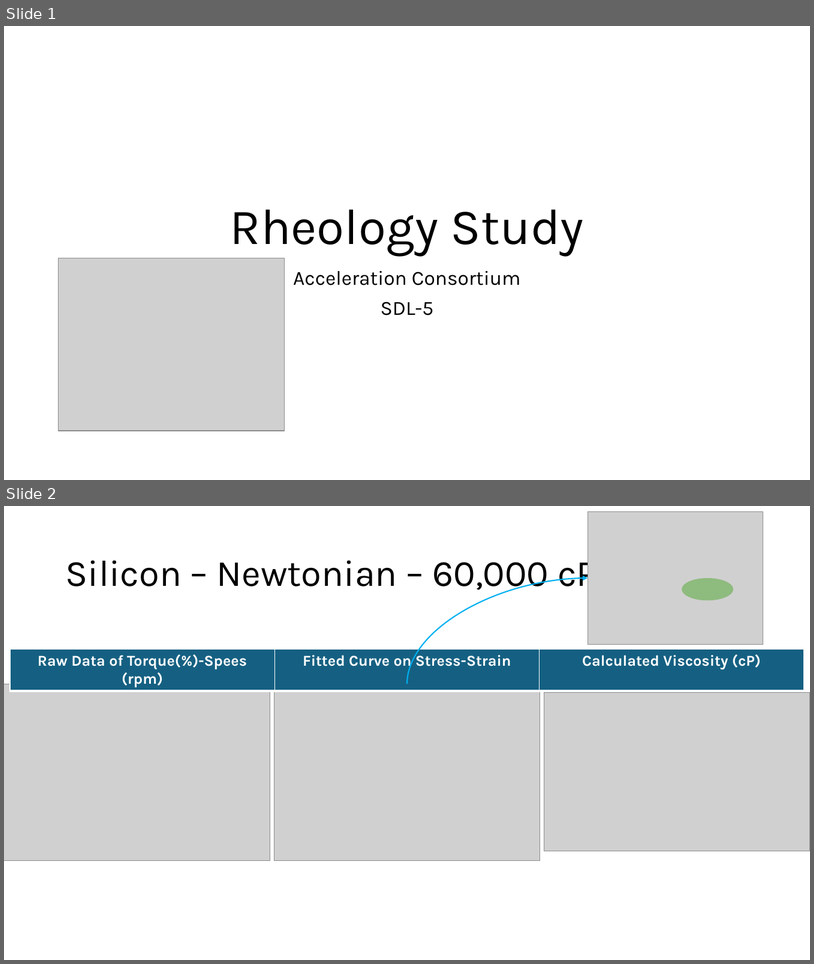
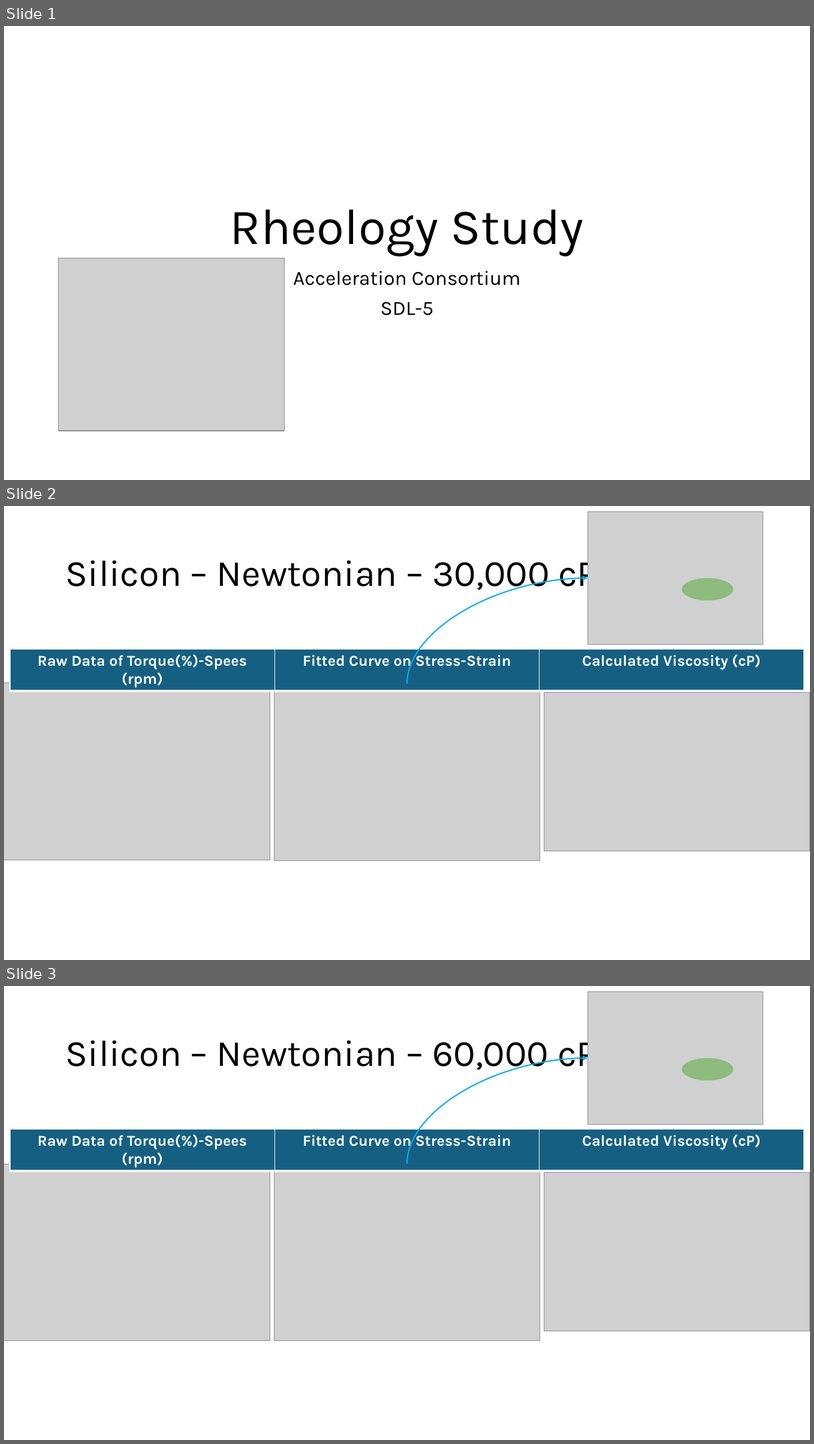
Before and after one commit to mahdi-rstgr/Rheology_study, a slide deck: Study/Progress.pptx. Shown one above the other, each under a label of ours: slides 1 and 2 before the commit, slides 1, 2 and 3 after it. The pictures are 814x964 and 814x1444 pixels, drawn with LibreOffice and Linux fonts; fonts in the diff are those of the drawing; grey boxes stand for pictures. Boxes give left, top, right and bottom in pixels: in the first picture for what was removed or moved away, otherwise in the second. Text is boxed around its words. In the diff, an @@ line names an element or a change of style, - is before the commit and + after.

```diff
--- a/Study/Progress.pptx
+++ b/Study/Progress.pptx
@@ slide 2 added at (x1=4, y1=506, x2=810, y2=960), background #FFFFFF @@
@@ picture added at (x1=588, y1=511, x2=763, y2=645) @@
@@ title added at (x1=65, y1=553, x2=598, y2=595), 44 pt, text #000000 @@
+Silicon – Newtonian – 30,000 cP
@@ curved arrow added from (408, 684) to (588, 578), #00B0F0 1.5 pt @@
@@ ellipse added at (x1=682, y1=578, x2=734, y2=600), fill #4EA72E at 50% opacity @@
@@ table added at (x1=10, y1=649, x2=805, y2=690), 1 rows, 3 columns @@
+Raw Data of Torque(%)-Spees (rpm) | Fitted Curve on Stress-Strain | Calculated Viscosity (cP)
@@ picture added at (x1=4, y1=683, x2=270, y2=860) @@
@@ picture added at (x1=275, y1=684, x2=540, y2=861) @@
@@ picture added at (x1=544, y1=693, x2=810, y2=851) @@
@@ what was slide 2 is now slide 3 @@
```
Also in this commit, not shown: 3 other slides added, 18 other files.
